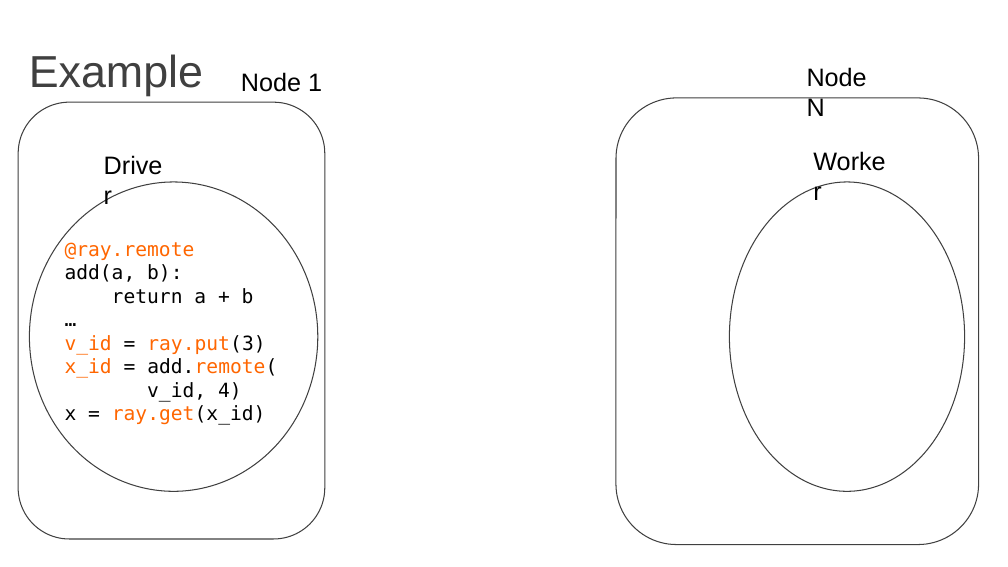
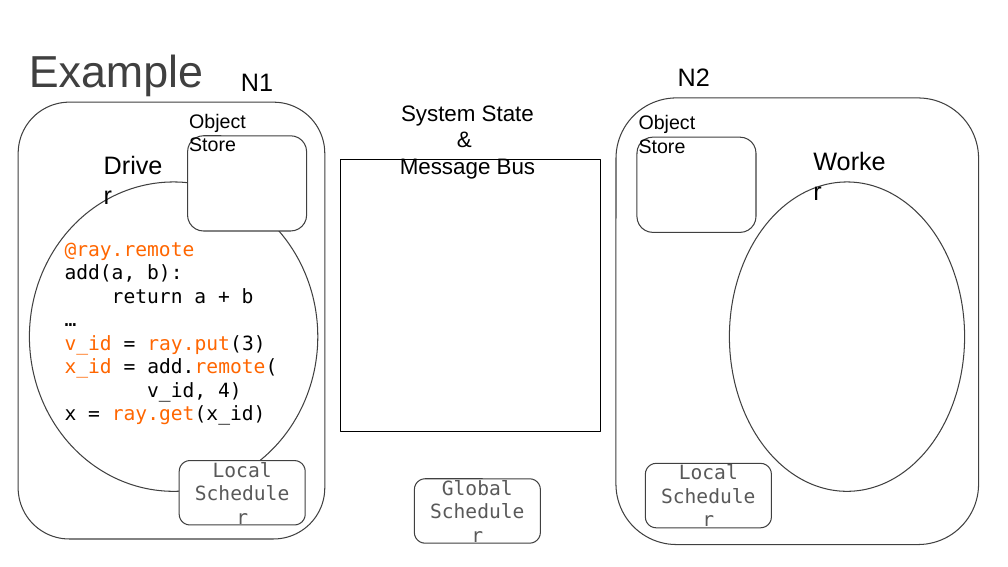
Before and after one commit to amplab/cs262a-fall2016, a slide deck: slide 51 of notes/04-e2e-projects.pptx. Drawn at 1008x567 pixels with LibreOffice and Linux fonts; fonts in the diff are those of the drawing. Boxes give left, top, right and bottom in pixels: in the first picture for what was removed or moved away, otherwise in the second. Text is boxed around its words. In the diff, an @@ line names an element or a change of style, - is before the commit and + after.

```diff
--- a/notes/04-e2e-projects.pptx
+++ b/notes/04-e2e-projects.pptx
@@ text at (x1=241, y1=73, x2=273, y2=91): text changed @@
-Node 1
+N1
@@ text added at (x1=678, y1=68, x2=710, y2=86), 18 pt, text #000000 @@
+N2
@@ text removed at (x1=807, y1=67, x2=867, y2=116) @@
-Node N
@@ text added at (x1=189, y1=113, x2=246, y2=152), 14 pt, text #000000 @@
+Object Store
@@ text added at (x1=400, y1=105, x2=535, y2=179), 16 pt, text #000000 @@
+System State &
+Message Bus
@@ text added at (x1=639, y1=114, x2=696, y2=154), 14 pt, text #000000 @@
+Object Store
@@ rounded rectangle added at (x1=187, y1=136, x2=306, y2=231), fill #FFFFFF, outline #404040 0.75 pt @@
@@ rounded rectangle added at (x1=637, y1=137, x2=756, y2=232), fill #FFFFFF, outline #404040 0.75 pt @@
@@ rectangle added at (x1=341, y1=159, x2=601, y2=430), outline #000000 0.75 pt @@
@@ rounded rectangle added at (x1=179, y1=461, x2=305, y2=525), fill #FFFFFF, outline #404040 0.75 pt, 14 pt, text #595959 @@
+Local
+Scheduler
@@ rounded rectangle added at (x1=414, y1=479, x2=540, y2=543), fill #FFFFFF at 34% opacity, outline #404040 0.75 pt, 14 pt, text #595959 @@
+Global
+Scheduler
@@ rounded rectangle added at (x1=645, y1=464, x2=771, y2=528), fill #FFFFFF at 34% opacity, outline #404040 0.75 pt, 14 pt, text #595959 @@
+Local
+Scheduler
```
Also in this commit, not shown: 10 other slides changed, 3 slides added.
